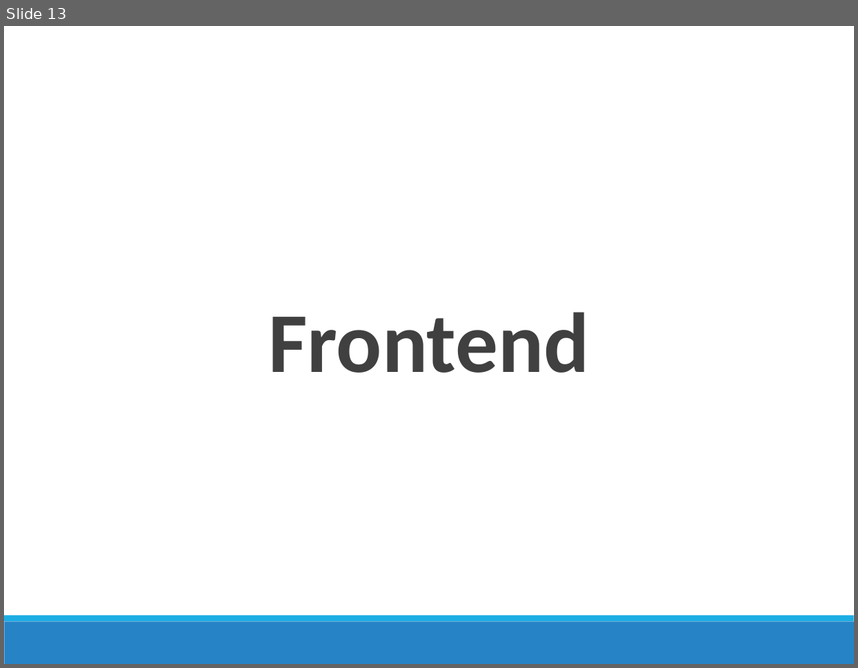
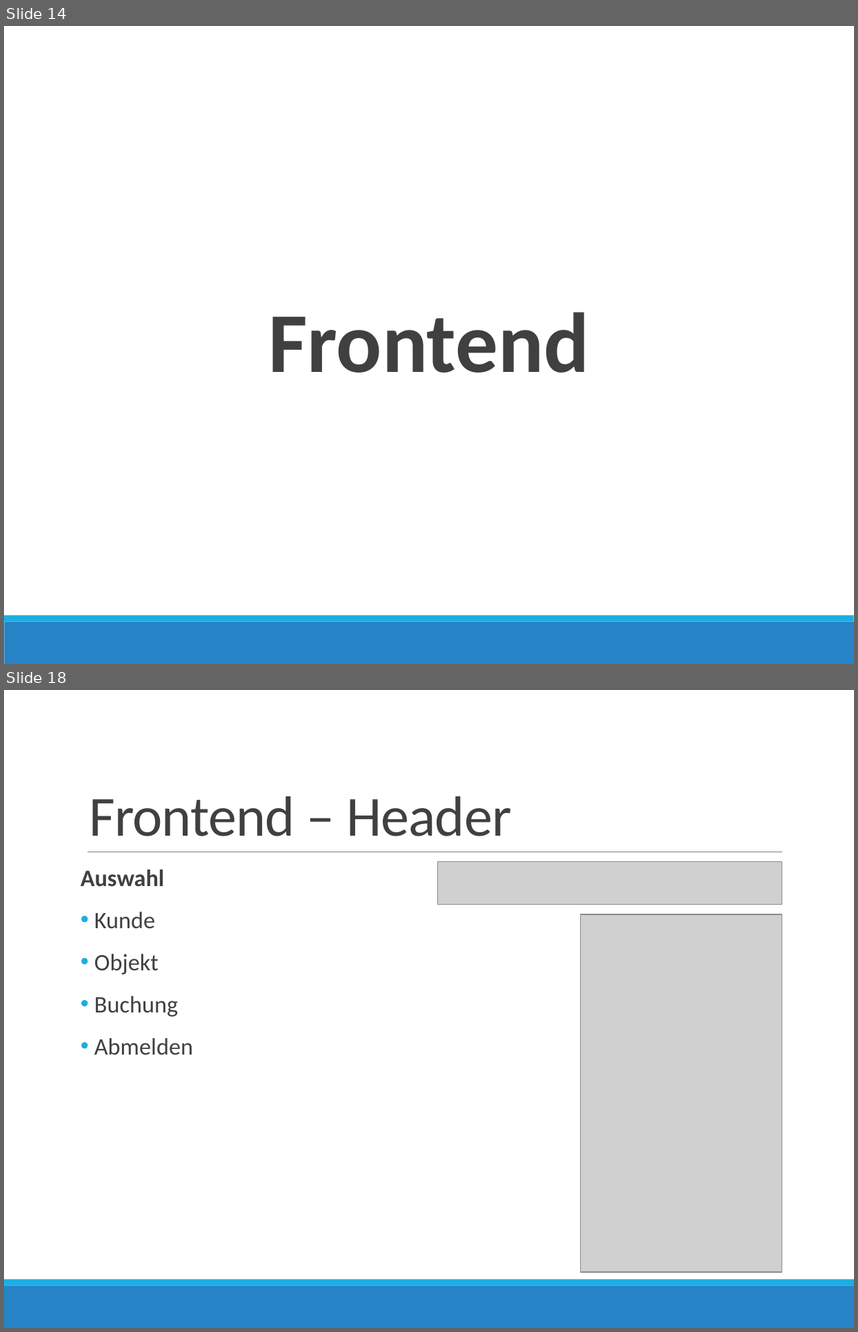
Before and after one commit to handball10/eva-ss2016, a slide deck: presentation/eva.pptx. Shown one above the other, each under a label of ours: slide 13 before the commit, slides 14 and 18 after it; the slides between them are not shown. The pictures are 858x668 and 858x1332 pixels, drawn with LibreOffice and Linux fonts; fonts in the diff are those of the drawing; grey boxes stand for pictures. Boxes give left, top, right and bottom in pixels: in the first picture for what was removed or moved away, otherwise in the second. Text is boxed around its words. In the diff, an @@ line names an element or a change of style, - is before the commit and + after.

Commit message:
update images, code, presentation

```diff
--- a/presentation/eva.pptx
+++ b/presentation/eva.pptx
@@ slide 18 added at (4,690,854,1328), background #FFFFFF; not listed: 2 template elements that a slide beside it also shows @@
@@ title added at (89,796,512,836), 48 pt, text #404040 @@
+Frontend – Header
@@ line added from (87, 851) to (782, 851), #808080 0.5 pt @@
@@ text added at (81,869,193,1054), 20 pt, text #404040 @@
+Auswahl
+• Kunde
+• Objekt
+• Buchung
+• Abmelden
@@ picture added at (437,862,782,904) @@
@@ picture added at (580,914,782,1272) @@
@@ what was slide 13 is now slide 14 @@
```
Also in this commit, not shown: 2 slides changed, 25 other slides added, 37 other files.
